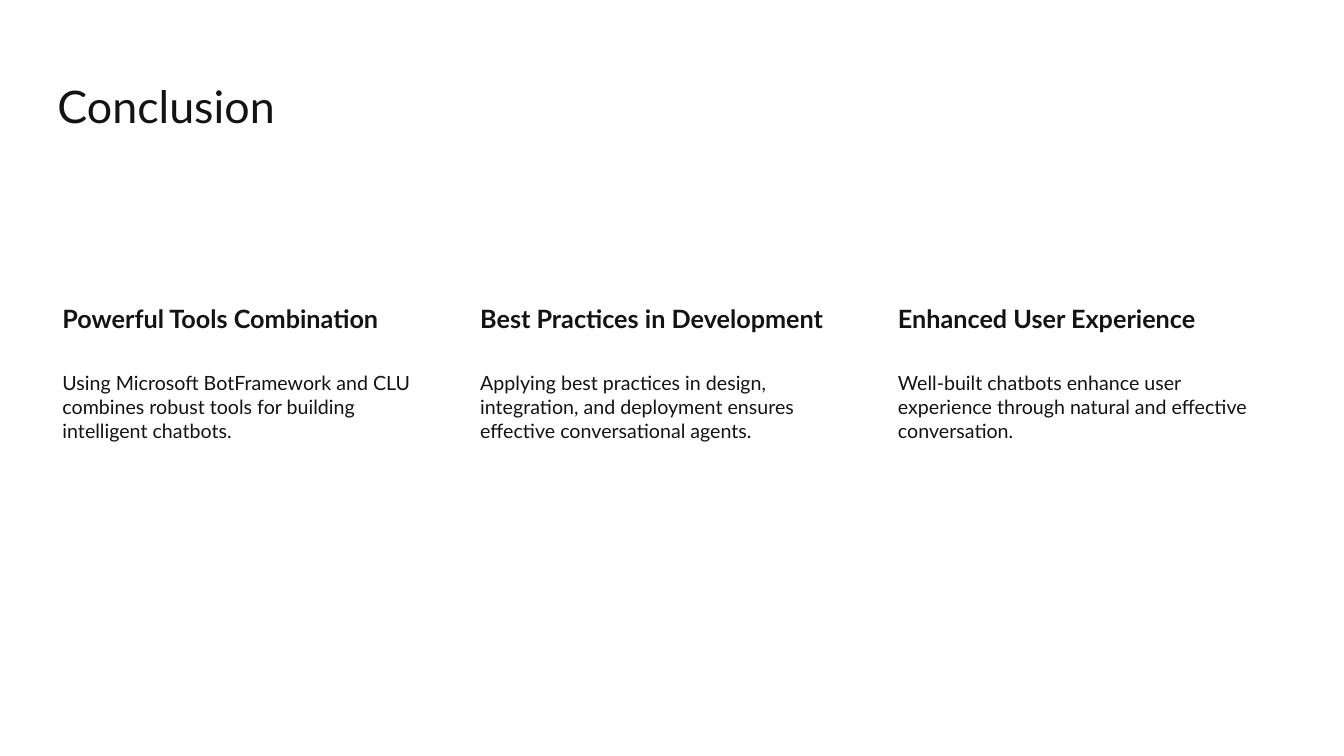
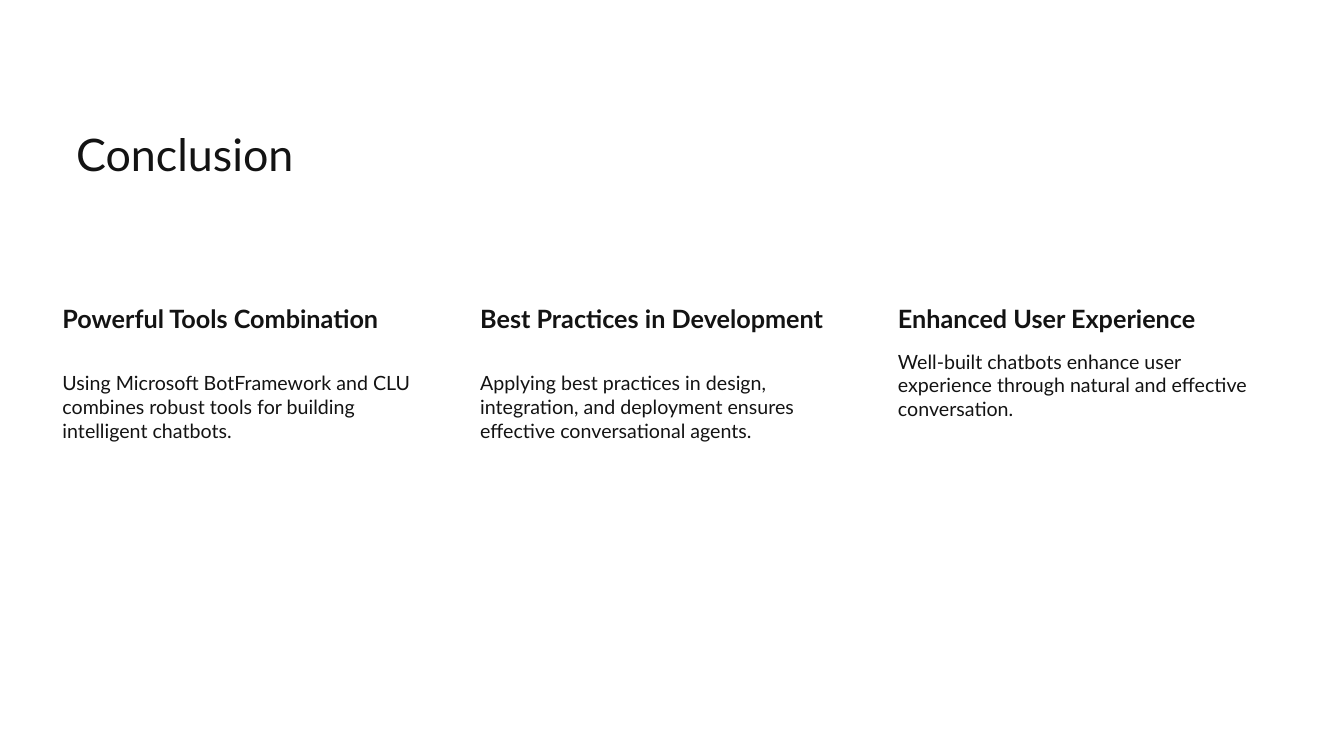
Before and after one commit to pajeeokoth/chatbot, a slide deck: slide 16 of P10_03_presentation.pptx (slide 19 before the commit). Drawn at 1344x756 pixels with LibreOffice and Linux fonts; fonts in the diff are those of the drawing. Boxes give left, top, right and bottom in pixels: in the first picture for what was removed or moved away, otherwise in the second. Text is boxed around its words. In the diff, an @@ line names an element or a change of style, - is before the commit and + after.

```diff
--- a/P10_03_presentation.pptx
+++ b/P10_03_presentation.pptx
@@ title "Conclusion": place and size @@
-title "Conclusion" at bbox=[57, 90, 274, 124]
+title "Conclusion" at bbox=[76, 138, 293, 172]
@@ text "Well-built chatbots enhance user experience ...": place and size @@
-text "Well-built chatbots enhance user experience ..." at bbox=[898, 375, 1247, 438]
+text "Well-built chatbots enhance user experience ..." at bbox=[898, 354, 1247, 416]
```
Also in this commit, not shown: 13 other slides changed, 4 slides removed, 2 other files.
